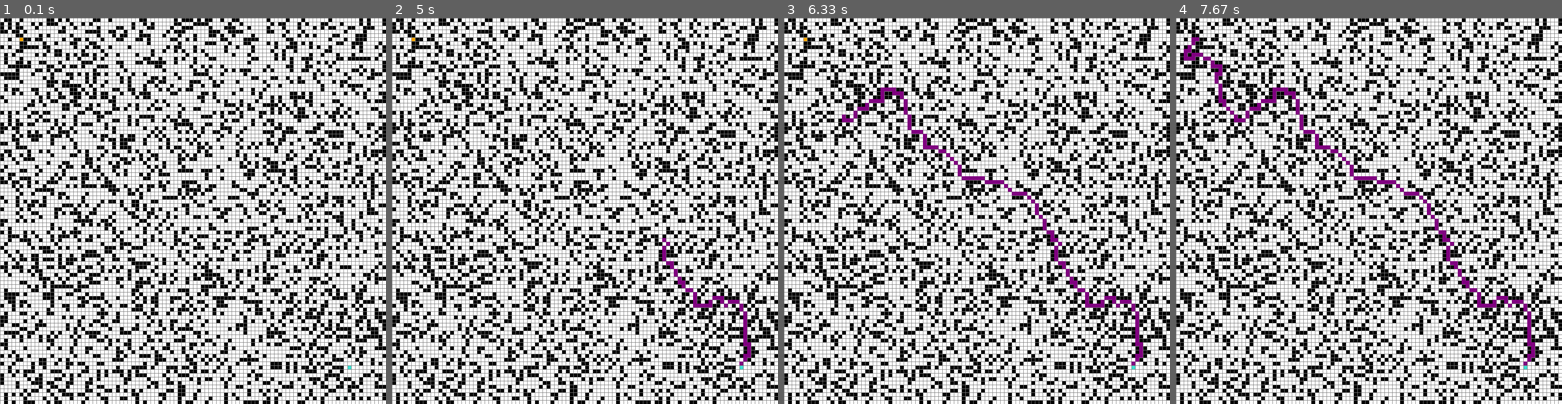
Above: before the commit, frames 1-4 (left to right).
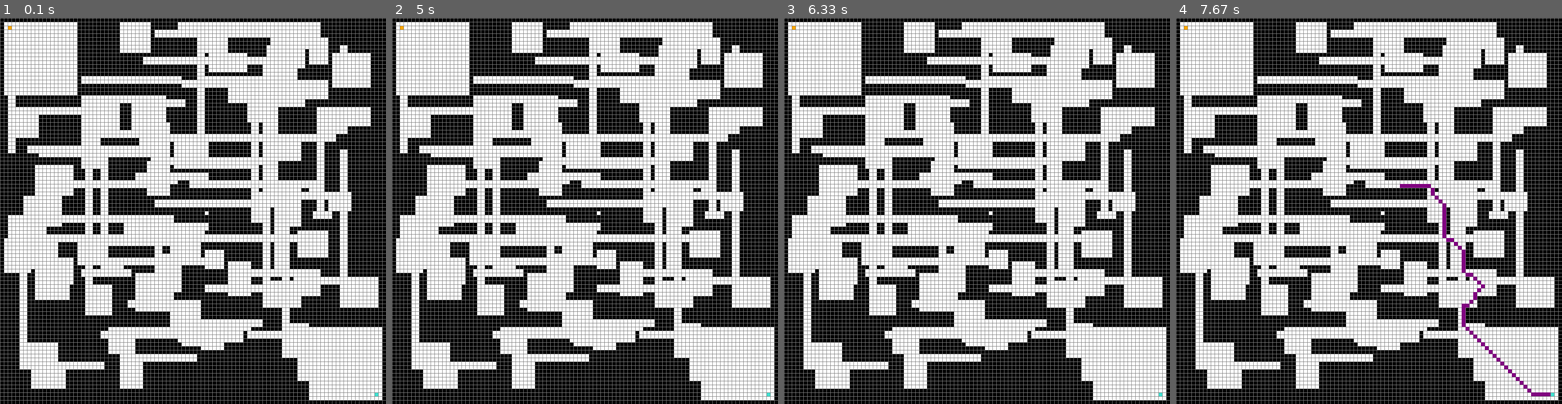
Above: after the commit, the same moments.

Repository: kimnamyoon9/Astar_learning
Game: pygame game, started from week2/atar_roomtype_map.py
Two runs of this game, one before a commit and one after it. Both use one fixed random seed, a clock stepped at 60 frames per second and the inputs below.
Inputs:
- Up to frame 1 (0.1 s): no input
- Up to frame 2 (5 s): tap Space at 0.33 s
- Up to frame 3 (6.33 s): no input
- Up to frame 4 (7.67 s): no input

The runs differ from the first frame. In frame 1, 40% of the frame differs, in the area x 0-100%, y 0-100%; in frame 2, 40%; in frame 3, 40%; in frame 4, 41%.

Commit message:
data extract and romm type map

Diff:
--- a/week2/astar_pygame.py
+++ b/week2/atar_roomtype_map.py
@@ -3,6 +3,8 @@
 import time
 import heapq
 import random
+from collections import deque
+
 #시각화 설정 / 좌상단이 원점이다
 WIDTH = 900
 ROWS = 100
@@ -21,24 +23,121 @@
 TURQUOISE = (64, 224, 208)
 BROWN = (165,42,42)
 
-def map_build1(grid, random_state=20):
-    start = grid[5][5]
-    end = grid[90][90]
+import random
+import numpy as np
+from collections import deque
+
+# 맵 생성 설정값
+ROOM_COUNT = 70  # 방 개수 고정
+ROOM_SIZE_RANGE = (5, 10)  # 방 크기 범위 축소
+
+def generate_maze_like_map(grid, random_state=67):
+    random.seed(random_state)
+    rows, cols = len(grid), len(grid[0])
+
+    # 전체 맵을 벽(장애물)로 초기화
+    for row in grid:
+        for cell in row:
+            cell.make_barrier()
+
+    # 시작점과 종료점 부근을 빈 공간으로 설정
+    for i in range(1, 20):
+        for j in range(1, 20):
+            grid[i][j].reset()
+    for i in range(rows - 20, rows - 1):
+        for j in range(cols - 20, cols - 1):
+            grid[i][j].reset()
+
+    # 방을 만들기 위한 격자 단위 설정
+    room_positions = []
+
+    # 랜덤 방 생성
+    for _ in range(ROOM_COUNT):
+        w, h = random.randint(*ROOM_SIZE_RANGE), random.randint(*ROOM_SIZE_RANGE)
+        x, y = random.randint(1, rows - w - 2), random.randint(1, cols - h - 2)
+        room_positions.append((x, y, w, h))
+        for i in range(x, x + w):
+            for j in range(y, y + h):
+                grid[i][j].reset()  # 방 내부는 빈 공간
+
+    # 방 연결 (최소 복도 생성)
+    connected_rooms = set()
+    random.shuffle(room_positions)  # 방 순서를 랜덤으로 섞음
+    for i in range(len(room_positions) - 1):
+        x1, y1, _, _ = room_positions[i]
+        x2, y2, _, _ = room_positions[i + 1]
+
+        # 확률적으로 일부 방만 연결하여 복도를 줄임
+        if random.random() < 0.4:  # 60% 확률로 연결
+            continue
+
+        # 최소한의 복도를 추가하여 연결 유지
+        mid_x, mid_y = (x1 + x2) // 2, (y1 + y2) // 2
+
+        if random.choice([True, False]):
+            for x in range(min(x1, mid_x), max(x1, mid_x) + 1):
+                grid[x][y1].reset()
+                grid[x][y1+1].reset()
+            for x in range(min(mid_x, x2), max(mid_x, x2) + 1):
+                grid[x][mid_y].reset()
+                grid[x][mid_y+1].reset()
+        else:
+            for y in range(min(y1, mid_y), max(y1, mid_y) + 1):
+                grid[x1][y].reset()
+                grid[x1+1][y].reset()
+            for y in range(min(mid_y, y2), max(mid_y, y2) + 1):
+                grid[x2][y].reset()
+                grid[x2+1][y].reset()
+
+    # 시작점과 종료점 설정 (접근 가능하도록 조정)
+    start = grid[2][2]
+    end = grid[rows - 3][cols - 3]
     start.make_start()
     end.make_end()
-    total_cells = ROWS * ROWS
-    num_barriers = int(total_cells * 0.3 )  # 전체의 20%를 장애물로 설정
-    random.seed(random_state)
-
-    barrier_positions = random.sample(
-        [(i, j) for i in range(len(grid)) for j in range(len(grid[0]))
-         if (i, j) != (5, 5) and (i, j) != (90, 90)], num_barriers
-    )
-
-    for row, col in barrier_positions:
-        grid[row][col].make_barrier()
+
+    # 접근 가능성 확인 (BFS 탐색) 및 추가 복도 생성
+    if not is_fully_connected(grid, start):
+        print("경로가 단절됨: 추가 복도를 생성합니다.")
+        add_extra_corridors(grid)
 
     return start, end
+
+def is_fully_connected(grid, start):
+    """BFS로 모든 빈 공간이 접근 가능한지 확인."""
+    rows, cols = len(grid), len(grid[0])
+    visited = set()
+    queue = deque([start])
+
+    while queue:
+        cell = queue.popleft()
+        if cell in visited:
+            continue
+        visited.add(cell)
+
+        for neighbor in a_star.get_neighbors(grid, cell):
+            if neighbor not in visited:
+                queue.append(neighbor)
+
+    # 모든 빈 공간이 방문되었는지 확인
+    for row in grid:
+        for cell in row:
+            if cell.color != "BLACK" and cell not in visited:
+                return False  # 고립된 공간이 있음
+    return True
+
+def add_extra_corridors(grid):
+    """고립된 공간을 연결하기 위해 랜덤 벽을 허물어 복도를 추가"""
+    rows, cols = len(grid), len(grid[0])
+    for _ in range(5):  # 최대 5개의 추가 복도 생성 시도 (최소한으로 줄임)
+        x, y = random.randint(1, rows - 2), random.randint(1, cols - 2)
+        if grid[x][y].is_barrier():
+            grid[x][y].reset()  # 벽을 허물어 복도를 생성
+
+        start = grid[2][2]
+        if is_fully_connected(grid, start):
+            print("추가 복도 생성 완료: 모든 공간이 연결되었습니다.")
+            return  # 모든 공간이 연결되면 종료
+    print("추가 복도 생성 후에도 일부 지역이 고립됨. 더 많은 복도가 필요할 수 있음.")
 
 class grids:
 
@@ -271,7 +370,8 @@
     searched_area = 0
     elapsed_times = []  # 소요 시간을 저장할 리스트
 
-    start, end = map_build1(grid)
+    start, end = generate_maze_like_map(grid)
+
     #기존엔 시간에 포함된걸 밖으로 뺌
     for row in grid:
         for spot in row:
@@ -315,7 +415,7 @@
 
             if event.type == pygame.KEYDOWN:
                 if event.key == pygame.K_SPACE and start and end:
-                    while count <= 30:
+                    while count <= 1:
                         searched_area = 0
                         start_time = time.time()
                         a_star.algorithm(lambda: grids.draw(win, grid, ROWS, width), grid, start, end)
--- /dev/null
+++ b/week2/data_analys.py
@@ -0,0 +1,81 @@
+import numpy as np
+import pandas as pd
+import matplotlib.pyplot as plt
+from wastar_table import run_experiment
+
+# 실행할 실험 설정
+num_trials = 30  # 시행 횟수
+
+def main():
+    print("실험 실행 중...")
+    all_results = []
+
+    # 랜덤 시드를 1부터 1000까지 변경하면서 실행
+    for random_seed in range(0, 1000):
+        print(f"실험 진행 중... 랜덤 시드: {random_seed}")
+        results = run_experiment(100, 5, random_seed, num_trials)
+
+        # 실행 결과에 랜덤 시드 정보 추가
+        for row in results:
+            all_results.append([random_seed] + list(row))
+
+    # 결과를 DataFrame으로 변환
+    df = pd.DataFrame(all_results, columns=["Random Seed", "Trial", "Time (ms)", "Searched Area", "Path Length"])
+    '''
+    # 탐색 범위가 6000이 넘는 랜덤 시드 찾기
+    high_searched_area = df[df["Searched Area"] > 6000]["Random Seed"].unique()
+    if len(high_searched_area) > 0:
+        print("탐색 범위가 6000을 초과하는 랜덤 시드:", high_searched_area)
+    else:
+        print("탐색 범위가 6000을 초과하는 랜덤 시드가 없습니다.")
+    '''
+
+    # CSV 파일로 저장
+    df.to_csv("experiment_results.csv", index=False)
+    print("실험 결과가 experiment_results.csv 파일로 저장되었습니다.")
+
+    # 데이터 분석 및 시각화
+    plot_results(df)
+
+def plot_results(df):
+    plt.figure(figsize=(8, 6))
+    plt.hist(df["Time (ms)"], bins=200, edgecolor='black', alpha=0.7)
+    # x축 범위 제한 (집중된 영역인 1.5 ~ 3.5ms로 조정)
+    plt.xlim(2, 3)
+    # x축 눈금 간격 조정 (0.1 간격으로 더 보기 쉽게)
+    plt.xticks(np.arange(2, 3.1, 0.1))
+    plt.xlabel("Duration (ms)")
+    plt.ylabel("Count")
+    plt.title("Time Distribution")
+    plt.grid(True)
+    plt.savefig("time_distribution.png")
+    print("그래프가 time_distribution.png 파일로 저장되었습니다.")
+
+    plt.figure(figsize=(8, 6))
+    plt.hist(df["Searched Area"], bins=50, edgecolor='black', alpha=0.7)
+    # x축 범위 제한 (예: 최소 0, 최대 200)
+    plt.xlim(0,1300)
+    # x축 눈금 간격 조정 (예: 10 간격으로 표시)
+    plt.xticks(np.arange(0,1300, 100))
+    plt.xlabel("Searched Area")
+    plt.ylabel("Count")
+    plt.title("Searched Area Distribution")
+    plt.grid(True)
+    plt.savefig("searched_area_distribution.png")
+    print("그래프가 searched_area_distribution.png 파일로 저장되었습니다.")
+
+    plt.figure(figsize=(8, 6))
+    plt.hist(df["Path Length"], bins=30, edgecolor='black', alpha=0.7)
+    # x축 범위 제한 (예: 최소 0, 최대 200)
+    plt.xlim(130, 230)
+    # x축 눈금 간격 조정 (예: 10 간격으로 표시)
+    plt.xticks(np.arange(130, 230, 10))
+    plt.xlabel("Path Length")
+    plt.ylabel("Count")
+    plt.title("Path Length Distribution")
+    plt.grid(True)
+    plt.savefig("path_length_distribution.png")
+    print("그래프가 path_length_distribution.png 파일로 저장되었습니다.")
+
+if __name__ == "__main__":
+    main()
--- a/week2/wastar_table.py
+++ b/week2/wastar_table.py
@@ -1,33 +1,18 @@
-import pygame
 import numpy as np
 import time
 import heapq
 import random
-#시각화 설정 / 좌상단이 원점이다
-WIDTH = 900
-ROWS = 100
-WIN = pygame.display.set_mode((WIDTH, WIDTH))
-pygame.display.set_caption("wA* Path Finding Algorism")
-RED = (255, 0, 0)
-GREEN = (0, 255, 0)
-BLUE = (0, 255, 0)
-
-YELLOW = (255, 255, 0)
-WHITE = (255, 255, 255)
-BLACK = (0, 0, 0)
-PURPLE = (128, 0, 128)
-ORANGE = (255, 165 ,0)
-GREY = (128, 128, 128)
-TURQUOISE = (64, 224, 208)
-BROWN = (165,42,42)
+import matplotlib
+import matplotlib.pyplot as plt
+#matplotlib.use("Qt5Agg")  # 또는 "TkAgg"
 
 def map_build1(grid, random_state):
     start = grid[5][5]
     end = grid[90][90]
     start.make_start()
     end.make_end()
-    total_cells = ROWS * ROWS
-    num_barriers = int(total_cells * 0.3 )  # 전체의 20%를 장애물로 설정
+    total_cells = len(grid) * len(grid[0])
+    num_barriers = int(total_cells * 0.3)
     random.seed(random_state)
 
     barrier_positions = random.sample(
@@ -40,324 +25,144 @@
 
     return start, end
 
-class grids:
-
-    def __init__(self, row, col, width, total_rows):
-        #grids클래스내의 기본 변수들 7개
+class Grid:
+    def __init__(self, row, col, total_rows):
         self.row = row
         self.col = col
-        self.x = row * width
-        self.y = col * width
-        self.color = WHITE
-        self.width = width
+        self.color = "WHITE"
         self.total_rows = total_rows
         self.neighbors = []
 
     def get_pos(self):
         return self.row, self.col
 
-    def reset(self):
-        self.color = WHITE
-
-    def make_path(self):
-        self.color = PURPLE
-
-    def is_start(self):
-        return self.color == ORANGE
-
-    def is_end(self):
-        return self.color == TURQUOISE
-
     def is_barrier(self):
-        return self.color == BLACK
-
-    def is_grass(self):
-        return self.color == BROWN
-
-    def is_closed(self):
-        return self.color == RED
-
-    def is_open(self):
-        return self.color == GREEN
+        return self.color == "BLACK"
 
     def make_start(self):
-        self.color = ORANGE
+        self.color = "ORANGE"
 
     def make_end(self):
-        self.color = TURQUOISE
+        self.color = "TURQUOISE"
 
     def make_barrier(self):
-        self.color = BLACK
-
-    def make_grass(self):
-        self.color = BROWN
+        self.color = "BLACK"
 
     def make_closed(self):
-        self.color = RED
+        self.color = "RED"
 
     def make_open(self):
-        self.color = GREEN
+        self.color = "GREEN"
 
-    def get_clicked_pos(pos, rows, width):
-        gap = width // rows
-        y, x = pos
+def heuristic(p1, p2):
+    x1, y1 = p1
+    x2, y2 = p2
+    return (abs(x1 - x2) + abs(y1 - y2)) * 7 + abs(abs(x1 - x2) - abs(y1 - y2)) * 3
 
-        row = y // gap
-        col = x // gap
+def get_neighbors(grid, cell):
+    neighbors = []
+    rows = cell.total_rows
+    row, col = cell.row, cell.col
 
-        return row, col
+    directions = [(-1, 0), (1, 0), (0, -1), (0, 1),
+                  (-1, -1), (-1, 1), (1, -1), (1, 1)]
+    for dr, dc in directions:
+        r, c = row + dr, col + dc
+        if 0 <= r < rows and 0 <= c < len(grid[0]):
+            if abs(dr) + abs(dc) == 2:  # 대각선 이동
+                if not (grid[row][c].is_barrier() or grid[r][col].is_barrier() or grid[r][c].is_barrier()):
+                    neighbors.append(grid[r][c])
+            else:  # 직선 이동
+                if not grid[r][c].is_barrier():
+                    neighbors.append(grid[r][c])
 
-    def draw_grid(win, rows, width):
-        gap = width // rows
-        for i in range(rows):
-            pygame.draw.line(win, GREY, (0, i * gap), (width, i * gap))
-            for j in range(rows):
-                pygame.draw.line(win, GREY, (j * gap, 0), (j * gap, width))
+    return neighbors
 
-    def draws(self, win):
-        pygame.draw.rect(win, self.color, (self.x, self.y, self.width, self.width))
+def cost(current, neighbor):
+    return 10 if current.row == neighbor.row or current.col == neighbor.col else 14
 
-    def draw(win, grid, rows, width):
-        win.fill(WHITE)
-        for row in grid:
-            for spot in row:
-                spot.draws(win)
+def calculate_path_length(came_from, start, end):
+    path_length = 0
+    current = end
+    while current in came_from:
+        prev = came_from[current]
+        path_length += cost(prev, current)
+        current = prev
+    return path_length / 10  # 정규화된 거리
 
-        grids.draw_grid(win, rows, width)
-        pygame.display.update()
+def a_star_algorithm(grid, start, end, weight):
+    count = 0
+    open_set = []
+    heapq.heappush(open_set, (0, count, start))
+    g_score = {spot: float("inf") for row in grid for spot in row}
+    g_score[start] = 0
+    f_score = {spot: float("inf") for row in grid for spot in row}
+    f_score[start] = weight * heuristic(start.get_pos(), end.get_pos())
+    open_set_hash = {start.get_pos()}
+    came_from = {}
 
-    def make_grid(rows, width):
-        grid = []
-        gap = width // rows
-        for i in range(rows):
-            grid.append([])
-            for j in range(rows):
-                spot = grids(i, j, gap, rows)
-                grid[i].append(spot)
-        return grid
+    while open_set:
+        current = heapq.heappop(open_set)[2]
 
-    def h(p1, p2): # 휴리스틱 함수 맨해튼 거리
-        x1, y1 = p1
-        x2, y2 = p2
-        x3 = abs(x1 - x2)
-        y3 = abs(y1 - y2)
-        return (x3 + y3) * 7 + abs(x3-y3) * 3
+        if current == end:
+            return came_from
 
-    def __lt__(self, other):
-	    return False
+        for neighbor in get_neighbors(grid, current):
+            temp_g_score = g_score[current] + cost(current, neighbor)
+            if temp_g_score < g_score[neighbor]:
+                came_from[neighbor] = current
+                g_score[neighbor] = temp_g_score
+                f_score[neighbor] = temp_g_score + weight * heuristic(neighbor.get_pos(), end.get_pos())
+                if neighbor.get_pos() not in open_set_hash:
+                    count += 1
+                    heapq.heappush(open_set, (f_score[neighbor], count, neighbor))
+                    open_set_hash.add(neighbor.get_pos())
+                    neighbor.make_open()
 
-class a_star:
+        current.make_closed()
 
-    #인접노드를 openlist에 update하는 함수
-    #grid의 끝인지, barrier와 맞닿아 있는지 확인 후 추가한다.
-    #대각선 이동시 장애물과 닿지 않는 노드만 추가하게 했다.
-    def get_neighbors(grid,cell):
-        neighbors=[]
-        if (cell.row < cell.total_rows - 1 and cell.col < cell.total_rows - 1 and
-            not grid[cell.row + 1][cell.col + 1].is_barrier() and
-            not grid[cell.row + 1][cell.col].is_barrier() and
-            not grid[cell.row][cell.col + 1].is_barrier()
-            ): # DOWN RIGHT
-            neighbors.append(grid[cell.row + 1][cell.col + 1])
+    return None
 
-        if (cell.row < cell.total_rows - 1 and cell.col > 0 and
-            not grid[cell.row + 1][cell.col - 1].is_barrier() and
-            not grid[cell.row + 1][cell.col].is_barrier() and
-            not grid[cell.row][cell.col - 1].is_barrier()
-            ): # DOWN LEFT
-            neighbors.append(grid[cell.row + 1][cell.col - 1])
+def run_experiment(grid_size, weight, random_state, num_trials):
+    grid = [[Grid(i, j, grid_size) for j in range(grid_size)] for i in range(grid_size)]
+    start, end = map_build1(grid, random_state)
 
-        if (cell.row > 0 and cell.col < cell.total_rows - 1 and
-            not grid[cell.row - 1][cell.col + 1].is_barrier() and
-            not grid[cell.row - 1][cell.col].is_barrier() and
-            not grid[cell.row][cell.col + 1].is_barrier()
-            ): # UP RIGHT
-            neighbors.append(grid[cell.row - 1][cell.col + 1])
+    for row in grid:
+        for spot in row:
+            spot.neighbors = get_neighbors(grid, spot)
 
-        if (cell.row > 0 and cell.col > 0 and
-            not grid[cell.row - 1][cell.col - 1].is_barrier() and
-            not grid[cell.row - 1][cell.col].is_barrier() and
-            not grid[cell.row][cell.col - 1].is_barrier()
-            ): # UP LEFT
-            neighbors.append(grid[cell.row - 1][cell.col - 1])
+    results = np.zeros((num_trials, 4))  # 시행횟수에 따라 동적으로 행렬 크기 조정
 
-        if cell.row < cell.total_rows - 1 and not grid[cell.row + 1][cell.col].is_barrier(): # DOWN
-            neighbors.append(grid[cell.row + 1][cell.col])
+    for i in range(num_trials):
+        start_time = time.time()
+        came_from = a_star_algorithm(grid, start, end, weight)
+        elapsed_time = (time.time() - start_time) * 1000  # 소요 시간(ms) 단위 변환
 
-        if cell.row > 0 and not grid[cell.row - 1][cell.col].is_barrier(): # UP
-            neighbors.append(grid[cell.row - 1][cell.col])
+        searched_area = sum(1 for row in grid for spot in row if spot.color in ["RED", "GREEN"])
+        path_length = calculate_path_length(came_from, start, end) if came_from else 0
 
-        if cell.col < cell.total_rows - 1 and not grid[cell.row][cell.col + 1].is_barrier(): # RIGHT
-            neighbors.append(grid[cell.row][cell.col + 1])
+        results[i] = [i + 1, elapsed_time, searched_area, path_length]  # 시행순서, 소요시간(ms), 탐색범위, 경로 길이 저장
 
-        if cell.col > 0 and not grid[cell.row][cell.col - 1].is_barrier(): # LEFT
-            neighbors.append(grid[cell.row][cell.col - 1])
+    return results
+'''
+def plot_time_distribution(results):
+    times = results[:, 1]  # 소요 시간(ms) 데이터 가져오기
+    plt.figure(figsize=(8, 6))
+    plt.hist(times, bins=30, edgecolor='black', alpha=0.7)
+    plt.xlabel("daration (ms)")
+    plt.ylabel("steps")
+    plt.title("time_distribution")
+    plt.grid(True)
+    #plt.show()
+    plt.savefig("time_distribution.png")  # PNG 파일로 저장
+    print("그래프가 time_distribution.png 파일로 저장되었습니다.")
+'''
+# 실행 예시
+num_trials = 5000  # 시행 횟수를 조정 가능
+experiment_results = run_experiment(100, 5, 20, num_trials)
+np.set_printoptions(suppress=True, precision=6)  # 지수 표기법 제거 및 소수점 자리 설정
+#print("실험 결과 (시행순서, 소요시간(ms), 탐색범위, 경로 길이):\n", experiment_results)
 
 
-        return neighbors
-
-    def cost(current, neighbor):
-    # 만약 인접 셀이 같은 행 또는 열에 있으면(상하좌우 이동)
-        if current.row == neighbor.row or current.col == neighbor.col:
-            return 10
-        else:
-            return 14
-
-    def draw_path(came_from, current):
-
-        path = []
-        while current in came_from:
-            current = came_from[current]
-            path.append(current)  # 경로를 리스트에 저장
-
-        # 경로 그리기
-        for spot in path:
-            spot.make_path()  # 경로를 그리는 메서드 호출
-            spot.draws(WIN)  # 경로만 그리기
-            pygame.display.update()  # 화면 업데이트
-
-    def algorithm(draw, grid, start, end, came_from, weight):
-        count = 0
-        open_set = []  # PriorityQueue 대신 빈 리스트 사용
-        heapq.heappush(open_set, (0, count, start))  # 초기 값 삽입
-        g_score = {spot: float("inf") for row in grid for spot in row}
-        g_score[start] = 0
-        f_score = {spot: float("inf") for row in grid for spot in row}
-        f_score[start] = weight * grids.h(start.get_pos(), end.get_pos())
-        open_set_hash = {start.get_pos()}
-
-        while open_set:
-            for event in pygame.event.get():
-                if event.type == pygame.QUIT:
-                    pygame.quit()
-
-            current = heapq.heappop(open_set)[2]
-            open_set_hash.remove(current.get_pos())
-
-            if current == end:
-                a_star.draw_path(came_from, current)
-                end.make_end()
-                return True
-
-            neighbors = a_star.get_neighbors(grid,current)
-
-            for neighbor in neighbors:
-                temp_g_score = g_score[current] + a_star.cost(current, neighbor)
-                if temp_g_score < g_score[neighbor]:
-                    came_from[neighbor] = current
-                    g_score[neighbor] = temp_g_score
-                    f_score[neighbor] = temp_g_score + weight * grids.h(neighbor.get_pos(), end.get_pos())
-                    if neighbor.get_pos() not in open_set_hash:
-                        count += 1
-                        heapq.heappush(open_set, (f_score[neighbor], count, neighbor))  # 힙에 삽입
-                        open_set_hash.add(neighbor.get_pos())
-                        neighbor.make_open()
-
-            #draw()
-
-            if current != start:
-                current.make_closed()
-        return False
-
-
-def wastar(win, width, weight, random_state):
-    grid = grids.make_grid(ROWS, width)
-    start = None
-    end = None
-    count = 0
-    run = True
-    came_from = {}
-    searched_area = 0
-    total_length = 0
-    elapsed_times = []  # 소요 시간을 저장할 리스트
-
-    start, end = map_build1(grid,random_state)
-    #기존엔 시간에 포함된걸 밖으로 뺌
-    for row in grid:
-        for spot in row:
-            spot.neighbors = a_star.get_neighbors(grid, spot)
-
-    while run:
-        grids.draw(win, grid, ROWS, width)
-        for event in pygame.event.get():
-            flag=False
-            if event.type == pygame.QUIT:
-                run = False
-
-            if pygame.mouse.get_pressed()[0]: # LEFT
-                pos = pygame.mouse.get_pos()
-                row, col = grids.get_clicked_pos(pos, ROWS, width)
-                spot = grid[row][col]
-
-                if not start and spot != end:
-                    start = spot
-                    start.make_start()
-
-                elif not end and spot != start:
-                    end = spot
-                    end.make_end()
-
-                elif spot != end and spot != start and not grid[row][col].is_grass():
-                    spot.make_grass()
-
-                elif grid[row][col].is_grass():
-                    spot.make_barrier()
-
-            elif pygame.mouse.get_pressed()[2]: # RIGHT
-                pos = pygame.mouse.get_pos()
-                row, col = grids.get_clicked_pos(pos, ROWS, width)
-                spot = grid[row][col]
-                spot.reset()
-                if spot == start:
-                    start = None
-                elif spot == end:
-                    end = None
-
-            if event.type == pygame.KEYDOWN:
-                if event.key == pygame.K_SPACE and start and end:
-                    while count <= 3:
-                        searched_area = 0
-                        total_length = 0
-                        came_from = {}
-                        start_time = time.time()
-                        a_star.algorithm(lambda: grids.draw(win, grid, ROWS, width), grid, start, end, came_from, weight)
-                        end_time = time.time()
-                        elapsed_time = end_time - start_time  # 소요 시간 계산
-                        elapsed_times.append(elapsed_time)  # 리스트에 추가
-                        count += 1
-
-                if event.key == pygame.K_c:
-
-                    min_time = min(elapsed_times)
-                    avg_time = sum(elapsed_times) / len(elapsed_times)
-
-                    print(f"최소 시간: {min_time:.6f} 초")
-                    print(f"평균 시간: {avg_time:.6f} 초")
-                    for row in grid:
-                        for spot in row:
-                            if spot.is_open() or spot.is_closed():
-                                searched_area += 1
-                    print("탐색범위 : " + str(searched_area))
-
-                    path = []
-                    a = end
-                    while not a == start:
-                        a = came_from[a]
-                        path.append(a)  # 경로를 리스트에 저장
-                    new_came_from = {}
-
-                    for i in range(len(path) - 1):  # 마지막 노드는 부모가 없음
-                        new_came_from[path[i + 1]] = path[i]  # 이전 노드를 부모로 설정
-
-                    for key, value in new_came_from.items():
-                        if key.get_pos()[0] == value.get_pos()[0] or key.get_pos()[1] == value.get_pos()[1]:
-                            total_length += 10
-                        else:
-                            total_length += 14
-
-                    print(f"총 주행 길이: {total_length / 10}")
-
-
-    pygame.quit()
-
-wastar(WIN, WIDTH, 5,20)
+# 소요 시간 분포 시각화
+#plot_time_distribution(experiment_results)
